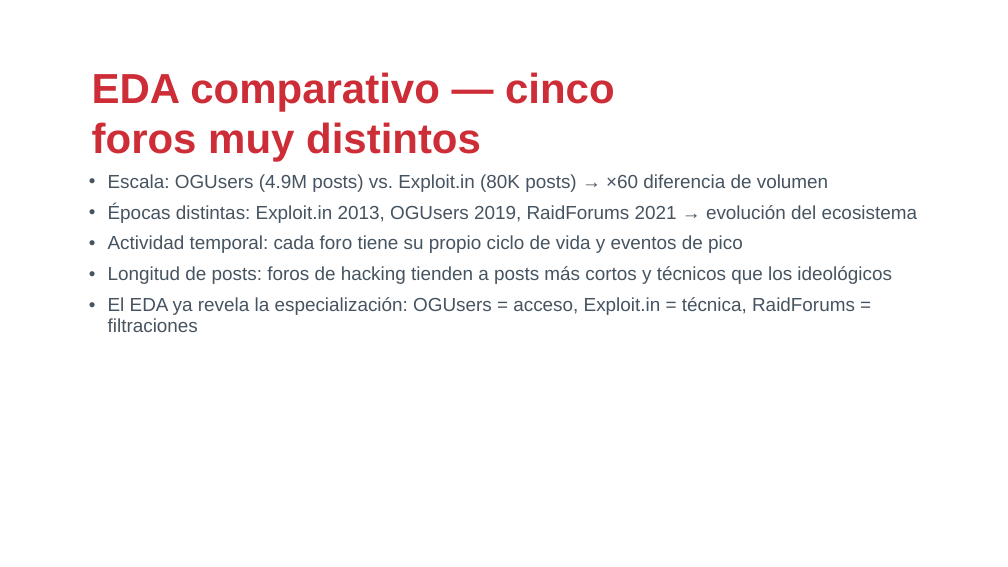
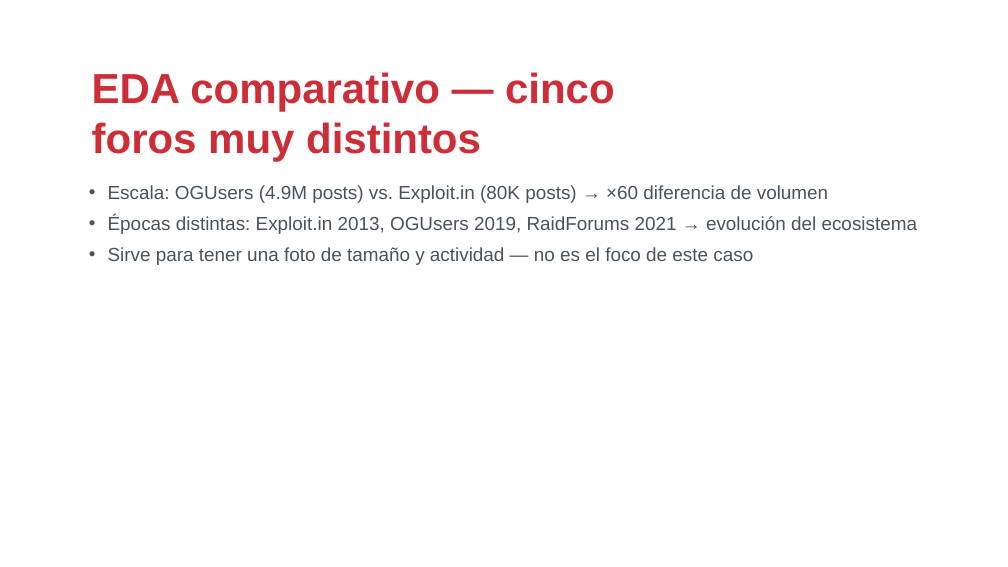
Before and after one commit to drj3ky11/FearOfTheDark, a slide deck: slide 6 of HackingForums/csbc26_caso_hackingforums.pptx. Drawn at 1008x567 pixels with LibreOffice and Linux fonts; fonts in the diff are those of the drawing; background and template pictures are left out. Boxes give left, top, right and bottom in pixels: in the first picture for what was removed or moved away, otherwise in the second. Text is boxed around its words. In the diff, an @@ line names an element or a change of style, - is before the commit and + after.

Commit message:
feat: reenfocar los 3 casos prácticos en una técnica protagonista
Cada caso propio (CardingForums, HackingForums, IronMarch) reduce ahora
lo genérico/redundante con Ransomware o entre sí y profundiza su hilo
conductor: IronMarch en centralidad + ground truth judicial, HackingForums
en atribución cross-foro multi-señal (incluida persistencia real
verificada entre los 4 snapshots de OGUsers), CardingForums en Louvain +
especialización de mercado. Notebooks y .pptx regenerados en los tres.

También: correcciones de bloque0_ecosistema (guion y contenido según
revisión) y ajustes globales en _shared/theme.py (tamaño de etiqueta de
sección, aire título-cuerpo, color de viñeta en two_col_slide).

```diff
--- a/HackingForums/csbc26_caso_hackingforums.pptx
+++ b/HackingForums/csbc26_caso_hackingforums.pptx
@@ text "Escala: OGUsers (4.9M posts) vs. ...": place and size @@
-text "Escala: OGUsers (4.9M posts) vs. ..." at [108, 174, 918, 332]
+text "Escala: OGUsers (4.9M posts) vs. ..." at [108, 185, 918, 265]
@@ text at [108, 247, 753, 265]: text changed @@
-• Actividad temporal: cada foro tiene su propio ciclo de vida y eventos de pico
-• Longitud de posts: foros de hacking tienden a posts más cortos y técnicos que los ideológicos
-• El EDA ya revela la especialización: OGUsers = acceso, Exploit.in = técnica, RaidForums = filtraciones
+• Sirve para tener una foto de tamaño y actividad — no es el foco de este caso
```
Also in this commit, not shown: 18 other slides changed, 3 slides added, 1 slide removed, 13 other files.
